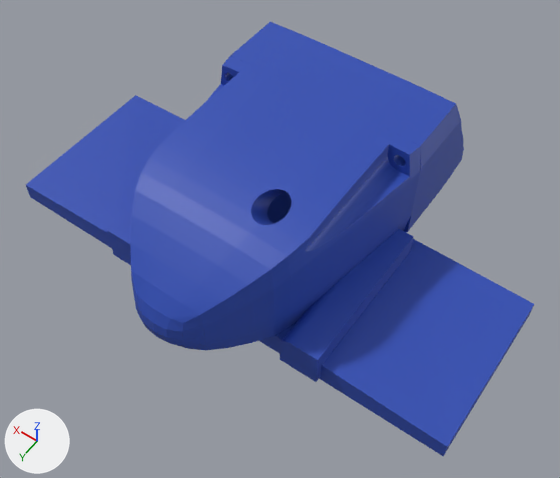
The Blender file Velocity/Heterodyne/CAD/Small Tranducer/VelocitySmall.blend, before and after one commit.
One viewpoint serves both versions: a 50 mm lens placed at (-57.3, 101.0, 101.7), pointed at (-3.8, 26.2, -15.8). Every picture has the same lights, and +X, +Y and +Z are marked at lower left.

Names of what the first picture shows: 'Case', 'CaseBack'.
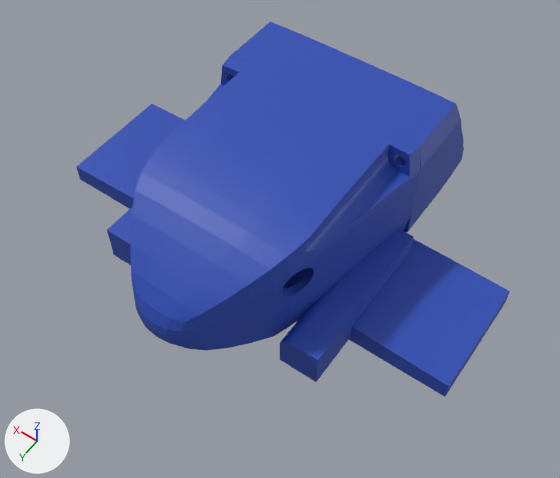
Commit message: tweaked velocity casing

ob_wireout_bool is not drawn itself; it is used by a modifier of ob_caseback.

What changed in the scene script:
```text
Change me_cube_004:
    where me_cube_004.from_pydata(...)  # 16 vertices, 14 faces; spans x -2.5..2.5, y -2.5..32.0, z -2.0..3.4
    used by ob_mountboolback; location = (0.511, 10.53, -22.61); scale = (20.0, 1.0, 1.0)
    me_cube_004 part 1: all 2 vertices in x 2.5, y 32.0, z -2.0..2.0 are moved by (-0.2, -10.0, 0.0)
    me_cube_004 part 2: all 2 vertices in x 2.5, y -2.5, z -2.0..2.0 are moved by (-0.2, 0.0, 0.0)
    me_cube_004 part 3: all 2 vertices in x -1.0..1.0, y 32.0, z 3.4 are moved by (0.0, -10.0, -0.4)
    me_cube_004 part 4: all 2 vertices in x -1.0..1.0, y 32.0, z -2.0 are moved by (0.0, -10.0, 0.0)
    me_cube_004 part 5: all 2 vertices in x -2.5, y 32.0, z -2.0..2.0 are moved by (0.2, -10.0, 0.0)
    me_cube_004 part 6: all 2 vertices in x -2.5, y -2.5, z -2.0..2.0 are moved by (0.2, 0.0, 0.0)
Change ob_wireout_bool:
    ob_wireout_bool.location: (-8.0, 31.41, 1.411) -> (-15.0, 37.08, -5.589)
    ob_wireout_bool.rotation_euler: (-0.785, 0.0, 0.0) -> (-0.785, -1.309, 0.0)  # degrees (-45, 0, 0) -> degrees (-45, -75, 0)
```

What differs and where, as boxes (x1, y1, x2, y2) in the pictures (560 x 478 px; the box of a moved part takes in the faces that stretch with it):
'CaseBack', reshaped (15% narrower, 15% shorter): before (26, 56, 534, 456); after (77, 56, 510, 397)
part 3 of me_cube_004, moved or reshaped: before (26, 95, 297, 340); after (77, 104, 185, 199)
part 4 of me_cube_004, moved or reshaped: before (26, 185, 282, 354); after (77, 167, 134, 209)
part 5 of me_cube_004, moved or reshaped: before (319, 366, 447, 456); after (349, 327, 449, 397)
part 6 of me_cube_004, moved or reshaped: before (322, 239, 534, 455); after (352, 239, 510, 395)
